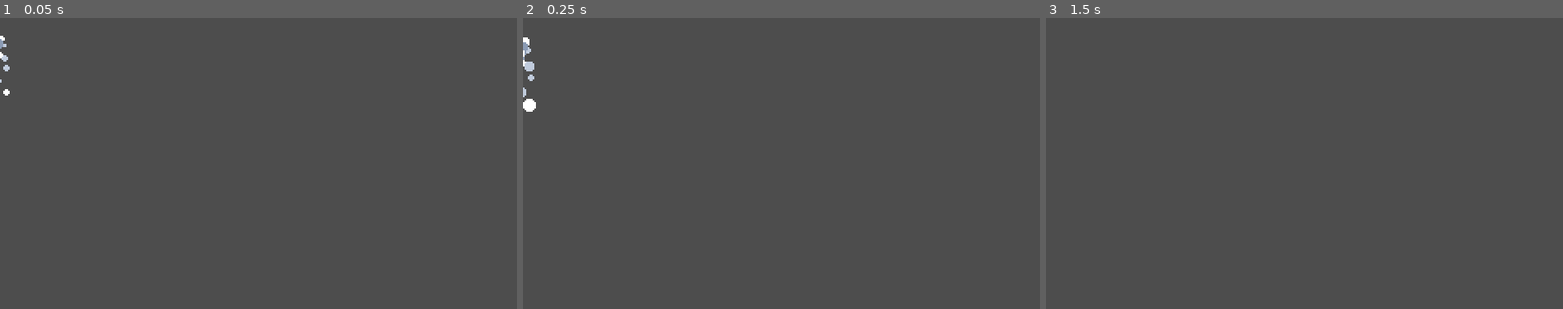
Above: before the commit, frames 1-3 (left to right).
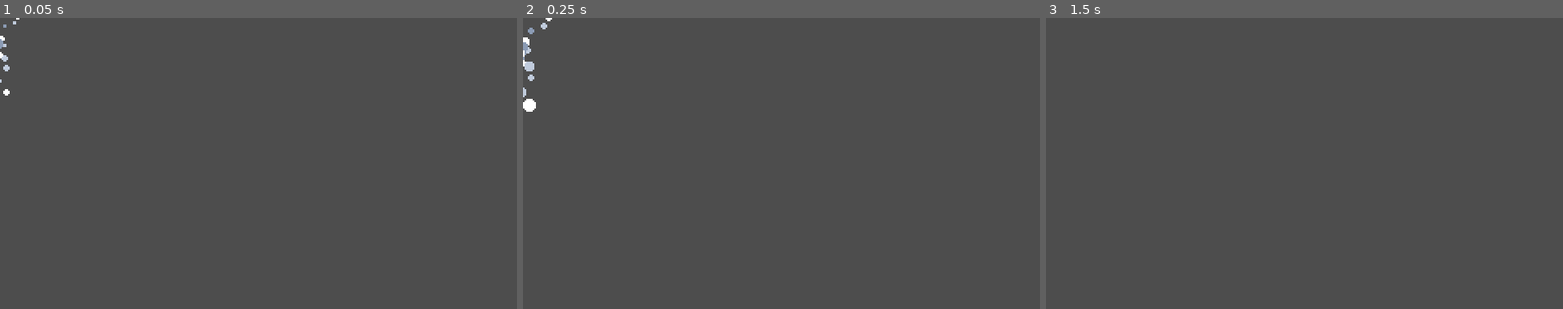
Above: after the commit, the same moments.

Repository: mvdmakesthings/PlanePoultryPanic
Game: Godot game, scene res://scenes/objects/extinguisher_spray.tscn
Two runs of this game, one before a commit and one after it. Both use one fixed random seed, a clock stepped at 60 frames per second and the inputs below. This scene is started directly instead of the project's main scene.
Inputs (mouse positions are in pixels of both pictures, inside the frame that each line leads up to):
- Up to frame 1 (0.05 s): no input
- Up to frame 2 (0.25 s): no input
- Up to frame 3 (1.5 s): move the mouse to (1418, 148) at 0.52 s; hold D (move_right) 0.53-1.28 s; hold Shift (run) 0.53-1.28 s; click (1418, 148) at 0.67 s; tap Q (spray) at 0.8, 1.35 s; tap Enter at 1.25 s; move the mouse to (1201, 178) at 1.27 s; hold S (move_down) from 1.28 s (still down)

The runs differ from the first frame. In frame 1, less than 0.1% of the frame differs, in the area x 0-4%, y 0-4%; in frame 2, less than 0.1%, in the area x 0-6%, y 0-6%; in frame 3, nothing differs.

Commit message:
Freeze chickens at point blank with the extinguisher
The spray cone started a few pixels ahead of the player and only
covered what was in front, so a chicken pecking from the side or
right underfoot couldn't be frozen. The cone is now measured from the
player's feet, and each spray also bursts around the feet, freezing
any chicken within about a tile whichever way the player faces. A
ring of foam shows the burst.

Diff:
--- a/game/scripts/characters/player.gd
+++ b/game/scripts/characters/player.gd
@@ -159,8 +159,7 @@
 	extinguisher_changed.emit(extinguisher_charges)
 	var foam := SPRAY_SCENE.instantiate() as ExtinguisherSpray
 	foam.direction = facing
-	# Spray from the nozzle at waist height, slightly ahead of the feet.
-	foam.position = position + facing * 4.0 + Vector2(0, -4)
+	foam.position = position
 	get_parent().add_child(foam)
 
 
--- a/game/scripts/objects/extinguisher_spray.gd
+++ b/game/scripts/objects/extinguisher_spray.gd
@@ -1,8 +1,9 @@
 class_name ExtinguisherSpray
 extends Node2D
-## One blast of the fire extinguisher: a short cone of foam. On the first
-## frame it freezes every chicken in the cone and destroys any mushroom patch
-## in it, then the foam drifts out and fades.
+## One blast of the fire extinguisher: a short cone of foam, plus a burst
+## right around the player. On the first frame it freezes every chicken in
+## the cone or the burst and destroys any mushroom patch in the cone, then
+## the foam drifts out and fades. Place it at the player's feet.
 
 const FOAM := [Color("ffffff"), Color("c0cbdc"), Color("8b9bb4")]
 
@@ -10,12 +11,18 @@
 ## Half the cone's opening angle, in degrees.
 @export var half_angle := 32.0
 @export var freeze_time := 4.0
+## Chickens this close to the player's feet freeze whichever way the player
+## faces, so a chicken pecking from the side or behind can still be stopped.
+@export var point_blank_radius := 14.0
+## Foam is drawn from the nozzle at waist height, slightly ahead of the feet.
+const NOZZLE_HEIGHT := 4.0
 @export var lifetime := 0.4
 
 var direction := Vector2.DOWN
 
 var _time := 0.0
 var _puffs: Array[Vector3] = []  # x, y offset along the cone, and size
+var _burst: Array[Vector2] = []  # puff positions in a ring around the feet
 
 
 func _ready() -> void:
@@ -25,6 +32,10 @@
 		var angle := deg_to_rad(randf_range(-half_angle, half_angle)) * t
 		var offset := direction.rotated(angle) * length * t
 		_puffs.append(Vector3(offset.x, offset.y, randf_range(1.0, 2.5)))
+	for i in 10:
+		# Flattened ring, since the floor is seen at an angle.
+		var around := Vector2.from_angle(i * TAU / 10.0) * point_blank_radius * 0.7
+		_burst.append(Vector2(around.x, around.y * 0.5))
 
 
 func _process(delta: float) -> void:
@@ -35,28 +46,36 @@
 	queue_redraw()
 
 
-## True if a world position is inside the spray cone.
+## True if a floor position is inside the spray cone, measured from the
+## player's feet.
 func in_cone(pos: Vector2) -> bool:
 	var to := pos - global_position
-	if to.length() > length or to.length() < 0.5:
-		return to.length() < 0.5
-	return absf(rad_to_deg(direction.angle_to(to))) <= half_angle
+	if to.length() > length:
+		return false
+	return to.length() < 0.5 or absf(rad_to_deg(direction.angle_to(to))) <= half_angle
+
+
+## True if a floor position is close enough to be caught in the point-blank burst.
+func in_burst(pos: Vector2) -> bool:
+	return global_position.distance_to(pos) <= point_blank_radius
 
 
 func _apply() -> void:
 	for node in get_tree().get_nodes_in_group("chickens"):
 		var chicken := node as Chicken
-		# Aim at the chicken's body, a few pixels above its feet.
-		if in_cone(chicken.global_position + Vector2(0, -4)):
+		if in_cone(chicken.global_position) or in_burst(chicken.global_position):
 			chicken.freeze(freeze_time)
 	for node in get_tree().get_nodes_in_group("mushroom_patches"):
 		var patch := node as MushroomPatch
-		if in_cone(patch.global_position + Vector2(0, -4)):
+		if in_cone(patch.global_position):
 			patch.destroy()
 
 
 func _draw() -> void:
 	var grow := 1.0 + _time / lifetime
+	for i in _burst.size():
+		draw_circle((_burst[i] * grow).round(), 1.0 + grow * 0.5, FOAM[i % FOAM.size()])
+	draw_set_transform(direction * NOZZLE_HEIGHT + Vector2(0, -NOZZLE_HEIGHT))
 	for i in _puffs.size():
 		var p := _puffs[i]
 		var pos := Vector2(p.x, p.y) * (0.6 + 0.4 * grow)
--- a/game/tests/prototype_smoke.gd
+++ b/game/tests/prototype_smoke.gd
@@ -318,6 +318,20 @@
 	_check(player.extinguisher_charges == 0, "an empty extinguisher does nothing")
 	room.queue_free()
 
+	# Point blank: chickens pecking at the player's feet or from the side
+	# freeze too, whichever way the player faces.
+	for offset: Vector2 in [Vector2.ZERO, Vector2(-8, 0), Vector2(0, 7), Vector2(9, -4)]:
+		setup = await _fresh_room(Vector2(232, 200) + offset, Vector2(232, 200))
+		chicken = setup[1]
+		player = setup[2]
+		player.give_extinguisher(1)
+		player.facing = Vector2.UP
+		player.spray()
+		await get_tree().physics_frame
+		_check(chicken.state == Chicken.State.FROZEN,
+			"spraying freezes a chicken right next to the player (offset %s)" % offset)
+		setup[0].queue_free()
+
 	# Holding the extinguisher shows it in the player's hand.
 	setup = await _fresh_room(Vector2(40, 290), Vector2(232, 200))
 	setup[1].queue_free()
Not shown, changed: docs/game-design-document.md
